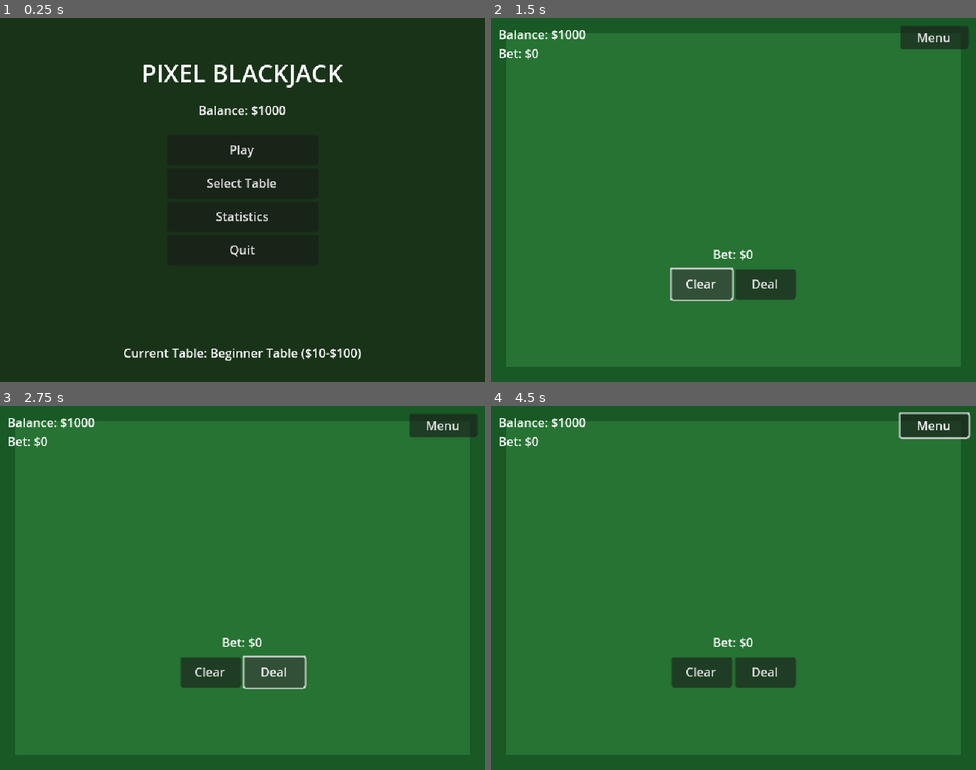
Above: before the commit, frames 1-4 (two rows, left to right).
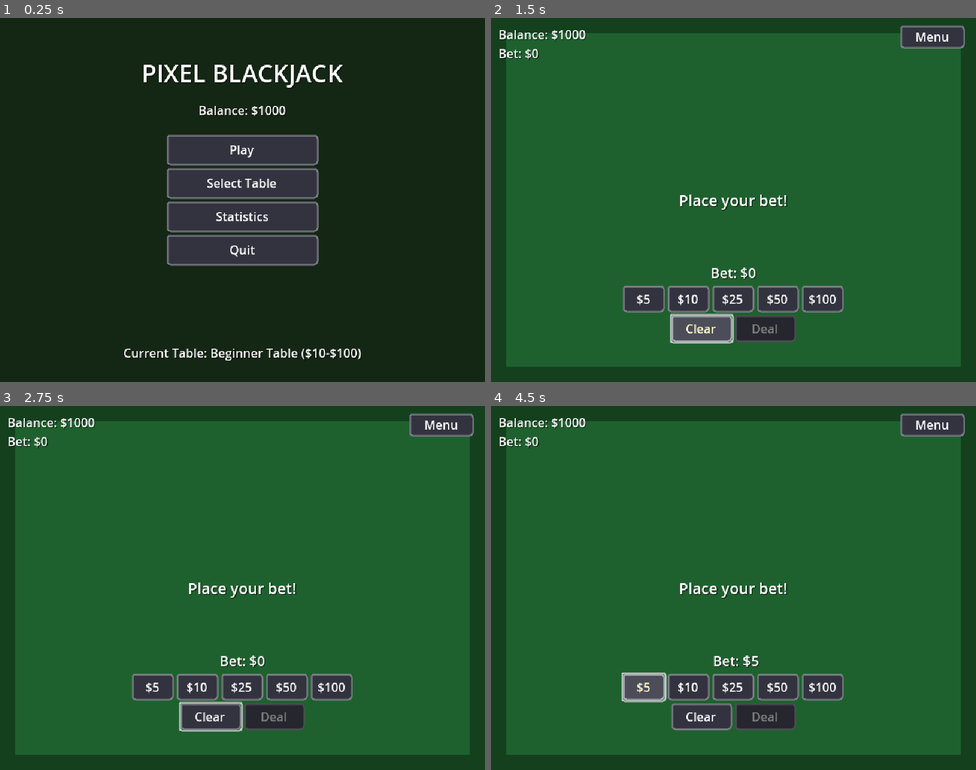
Above: after the commit, the same moments.

Repository: NOTz00m/pixel-blackjack
Game: Godot game, scene res://scenes/main.tscn
Two runs of this game, one before a commit and one after it. Both use one fixed random seed, a clock stepped at 60 frames per second and the inputs below.
Inputs (mouse positions are in pixels of both pictures, inside the frame that each line leads up to):
- Up to frame 1 (0.25 s): no input
- Up to frame 2 (1.5 s): click "Play" at 0.5 s; click "Clear" at 1.25 s
- Up to frame 3 (2.75 s): click (276, 671) at 2 s, where only the run before the commit has a clickable "Deal"
- Up to frame 4 (4.5 s): click "Menu" at 2.75 s; click (733, 537) at 3.5 s, where only the run after the commit has a clickable "Play"; click (641, 686) at 4.25 s, where only the run after the commit has a clickable "$5"

The runs differ from the first frame. In frame 1, 11% of the frame differs, in the area x 25-75%, y 13-95%; in frame 2, 21%; in frame 3, 21%; in frame 4, 22%, in the area x 0-100%, y 0-100%.
Error before the commit: Parse Error: Function "hit()" is a coroutine, so it must be called with "await". (res://scripts/ui/game_table.gd:300)

Commit message:
various fixes + fix file names for cards

Diff:
--- a/project.godot
+++ b/project.godot
@@ -29,7 +29,6 @@
 window/size/window_width_override=1280
 window/size/window_height_override=960
 window/stretch/mode="viewport"
-window/stretch/aspect="keep"
 
 [rendering]
 
--- /dev/null
+++ b/resources/themes/pixel_theme.tres
@@ -0,0 +1,80 @@
+[gd_resource type="Theme" load_steps=6 format=3 uid="uid://cs4wtbooeyalg"]
+
+[sub_resource type="StyleBoxFlat" id="StyleBoxFlat_button_disabled"]
+bg_color = Color(0.15, 0.15, 0.18, 1)
+border_width_left = 2
+border_width_top = 2
+border_width_right = 2
+border_width_bottom = 2
+border_color = Color(0.3, 0.3, 0.33, 1)
+corner_radius_top_left = 4
+corner_radius_top_right = 4
+corner_radius_bottom_right = 4
+corner_radius_bottom_left = 4
+
+[sub_resource type="StyleBoxFlat" id="StyleBoxFlat_button_hover"]
+bg_color = Color(0.3, 0.3, 0.35, 1)
+border_width_left = 2
+border_width_top = 2
+border_width_right = 2
+border_width_bottom = 2
+border_color = Color(0.7, 0.7, 0.75, 1)
+corner_radius_top_left = 4
+corner_radius_top_right = 4
+corner_radius_bottom_right = 4
+corner_radius_bottom_left = 4
+
+[sub_resource type="StyleBoxFlat" id="StyleBoxFlat_button_normal"]
+bg_color = Color(0.2, 0.2, 0.25, 1)
+border_width_left = 2
+border_width_top = 2
+border_width_right = 2
+border_width_bottom = 2
+border_color = Color(0.5, 0.5, 0.55, 1)
+corner_radius_top_left = 4
+corner_radius_top_right = 4
+corner_radius_bottom_right = 4
+corner_radius_bottom_left = 4
+
+[sub_resource type="StyleBoxFlat" id="StyleBoxFlat_button_pressed"]
+bg_color = Color(0.15, 0.4, 0.2, 1)
+border_width_left = 2
+border_width_top = 2
+border_width_right = 2
+border_width_bottom = 2
+border_color = Color(0.3, 0.7, 0.4, 1)
+corner_radius_top_left = 4
+corner_radius_top_right = 4
+corner_radius_bottom_right = 4
+corner_radius_bottom_left = 4
+
+[sub_resource type="StyleBoxFlat" id="StyleBoxFlat_panel"]
+bg_color = Color(0.12, 0.12, 0.15, 0.95)
+border_width_left = 2
+border_width_top = 2
+border_width_right = 2
+border_width_bottom = 2
+border_color = Color(0.4, 0.4, 0.45, 1)
+corner_radius_top_left = 6
+corner_radius_top_right = 6
+corner_radius_bottom_right = 6
+corner_radius_bottom_left = 6
+
+[resource]
+Button/colors/font_color = Color(1, 1, 1, 1)
+Button/colors/font_disabled_color = Color(0.5, 0.5, 0.5, 1)
+Button/colors/font_hover_color = Color(1, 1, 0.8, 1)
+Button/colors/font_pressed_color = Color(0.8, 1, 0.8, 1)
+Button/font_sizes/font_size = 16
+Button/styles/disabled = SubResource("StyleBoxFlat_button_disabled")
+Button/styles/hover = SubResource("StyleBoxFlat_button_hover")
+Button/styles/normal = SubResource("StyleBoxFlat_button_normal")
+Button/styles/pressed = SubResource("StyleBoxFlat_button_pressed")
+Label/colors/font_color = Color(1, 1, 1, 1)
+Label/colors/font_shadow_color = Color(0, 0, 0, 0.5)
+Label/constants/shadow_offset_x = 1
+Label/constants/shadow_offset_y = 1
+Label/font_sizes/font_size = 16
+Panel/styles/panel = SubResource("StyleBoxFlat_panel")
+RichTextLabel/colors/default_color = Color(1, 1, 1, 1)
+RichTextLabel/font_sizes/normal_font_size = 14
--- a/scenes/main.tscn
+++ b/scenes/main.tscn
@@ -1,7 +1,9 @@
 [gd_scene load_steps=2 format=3 uid="uid://k3x84pnrlb3s"]
 
-[ext_resource type="PackedScene" uid="uid://cmjhyd2fgqsb1" path="res://scenes/ui/main_menu.tscn" id="1_main_menu"]
+[ext_resource type="PackedScene" uid="uid://bp4l8k2nmfqxk" path="res://scenes/ui/main_menu.tscn" id="1_main_menu"]
 
 [node name="Main" type="Node"]
 
 [node name="MainMenu" parent="." instance=ExtResource("1_main_menu")]
+grow_horizontal = 2
+grow_vertical = 2
--- a/scenes/ui/game_table.tscn
+++ b/scenes/ui/game_table.tscn
@@ -1,7 +1,8 @@
-[gd_scene load_steps=3 format=3 uid="uid://chs8w3vxplktm"]
+[gd_scene load_steps=4 format=3 uid="uid://chs8w3vxplktm"]
 
 [ext_resource type="Script" path="res://scripts/game/blackjack_game.gd" id="1_bjgame"]
 [ext_resource type="Script" path="res://scripts/ui/game_table.gd" id="2_table"]
+[ext_resource type="Theme" uid="uid://cxpixeltheme01" path="res://resources/themes/pixel_theme.tres" id="3_theme"]
 
 [node name="GameTable" type="Node2D"]
 script = ExtResource("2_table")
@@ -9,14 +10,14 @@
 [node name="Background" type="ColorRect" parent="."]
 offset_right = 640.0
 offset_bottom = 480.0
-color = Color(0.1, 0.35, 0.15, 1)
+color = Color(0.08, 0.25, 0.12, 1)
 
 [node name="TableFelt" type="ColorRect" parent="."]
 offset_left = 20.0
 offset_top = 20.0
 offset_right = 620.0
 offset_bottom = 460.0
-color = Color(0.15, 0.45, 0.2, 1)
+color = Color(0.12, 0.38, 0.18, 1)
 
 [node name="BlackjackGame" type="Node" parent="."]
 script = ExtResource("1_bjgame")
@@ -29,103 +30,117 @@
 
 [node name="UI" type="CanvasLayer" parent="."]
 
-[node name="BalanceDisplay" type="Label" parent="UI"]
+[node name="ThemeContainer" type="Control" parent="UI"]
+anchors_preset = 15
+anchor_right = 1.0
+anchor_bottom = 1.0
+grow_horizontal = 2
+grow_vertical = 2
+theme = ExtResource("3_theme")
+
+[node name="BalanceDisplay" type="Label" parent="UI/ThemeContainer"]
 offset_left = 10.0
 offset_top = 10.0
 offset_right = 200.0
 offset_bottom = 30.0
 text = "Balance: $1000"
 
-[node name="BetDisplay" type="Label" parent="UI"]
+[node name="BetDisplay" type="Label" parent="UI/ThemeContainer"]
 offset_left = 10.0
 offset_top = 35.0
 offset_right = 200.0
 offset_bottom = 55.0
 text = "Bet: $0"
 
-[node name="MessageLabel" type="Label" parent="UI"]
+[node name="MessageLabel" type="Label" parent="UI/ThemeContainer"]
 offset_left = 220.0
 offset_top = 220.0
 offset_right = 420.0
 offset_bottom = 260.0
+theme_override_font_sizes/font_size = 20
 horizontal_alignment = 1
 vertical_alignment = 1
 
-[node name="PlayerValueLabel" type="Label" parent="UI"]
+[node name="PlayerValueLabel" type="Label" parent="UI/ThemeContainer"]
 offset_left = 540.0
 offset_top = 340.0
 offset_right = 620.0
 offset_bottom = 370.0
+theme_override_font_sizes/font_size = 18
 horizontal_alignment = 1
 
-[node name="DealerValueLabel" type="Label" parent="UI"]
+[node name="DealerValueLabel" type="Label" parent="UI/ThemeContainer"]
 offset_left = 540.0
 offset_top = 100.0
 offset_right = 620.0
 offset_bottom = 130.0
+theme_override_font_sizes/font_size = 18
 horizontal_alignment = 1
 
-[node name="ActionButtons" type="HBoxContainer" parent="UI"]
-offset_left = 120.0
+[node name="ActionButtons" type="HBoxContainer" parent="UI/ThemeContainer"]
+offset_left = 100.0
 offset_top = 420.0
-offset_right = 520.0
+offset_right = 540.0
 offset_bottom = 470.0
+alignment = 1
 
-[node name="HitButton" type="Button" parent="UI/ActionButtons"]
+[node name="HitButton" type="Button" parent="UI/ThemeContainer/ActionButtons"]
 visible = false
-custom_minimum_size = Vector2(80, 40)
+custom_minimum_size = Vector2(75, 35)
 text = "Hit"
 
-[node name="StandButton" type="Button" parent="UI/ActionButtons"]
+[node name="StandButton" type="Button" parent="UI/ThemeContainer/ActionButtons"]
 visible = false
-custom_minimum_size = Vector2(80, 40)
+custom_minimum_size = Vector2(75, 35)
 text = "Stand"
 
-[node name="DoubleButton" type="Button" parent="UI/ActionButtons"]
+[node name="DoubleButton" type="Button" parent="UI/ThemeContainer/ActionButtons"]
 visible = false
-custom_minimum_size = Vector2(80, 40)
+custom_minimum_size = Vector2(75, 35)
 text = "Double"
 
-[node name="SplitButton" type="Button" parent="UI/ActionButtons"]
+[node name="SplitButton" type="Button" parent="UI/ThemeContainer/ActionButtons"]
 visible = false
-custom_minimum_size = Vector2(80, 40)
+custom_minimum_size = Vector2(75, 35)
 text = "Split"
 
-[node name="SurrenderButton" type="Button" parent="UI/ActionButtons"]
+[node name="SurrenderButton" type="Button" parent="UI/ThemeContainer/ActionButtons"]
 visible = false
-custom_minimum_size = Vector2(80, 40)
+custom_minimum_size = Vector2(85, 35)
 text = "Surrender"
 
-[node name="BetContainer" type="VBoxContainer" parent="UI"]
+[node name="BetContainer" type="VBoxContainer" parent="UI/ThemeContainer"]
 offset_left = 120.0
 offset_top = 300.0
 offset_right = 520.0
 offset_bottom = 450.0
+alignment = 1
 
-[node name="CurrentBetLabel" type="Label" parent="UI/BetContainer"]
+[node name="CurrentBetLabel" type="Label" parent="UI/ThemeContainer/BetContainer"]
 layout_mode = 2
+theme_override_font_sizes/font_size = 18
 text = "Bet: $0"
 horizontal_alignment = 1
 
-[node name="ChipButtons" type="HBoxContainer" parent="UI/BetContainer"]
+[node name="ChipButtons" type="HBoxContainer" parent="UI/ThemeContainer/BetContainer"]
 layout_mode = 2
 alignment = 1
 
-[node name="ButtonContainer" type="HBoxContainer" parent="UI/BetContainer"]
+[node name="ButtonContainer" type="HBoxContainer" parent="UI/ThemeContainer/BetContainer"]
 layout_mode = 2
 alignment = 1
 
-[node name="ClearBetButton" type="Button" parent="UI/BetContainer/ButtonContainer"]
-custom_minimum_size = Vector2(80, 40)
+[node name="ClearBetButton" type="Button" parent="UI/ThemeContainer/BetContainer/ButtonContainer"]
+custom_minimum_size = Vector2(80, 35)
 layout_mode = 2
 text = "Clear"
 
-[node name="DealButton" type="Button" parent="UI/BetContainer/ButtonContainer"]
-custom_minimum_size = Vector2(80, 40)
+[node name="DealButton" type="Button" parent="UI/ThemeContainer/BetContainer/ButtonContainer"]
+custom_minimum_size = Vector2(80, 35)
 layout_mode = 2
 text = "Deal"
 
-[node name="InsuranceDialog" type="Control" parent="UI"]
+[node name="InsuranceDialog" type="Control" parent="UI/ThemeContainer"]
 visible = false
 anchors_preset = 8
 anchor_left = 0.5
@@ -137,13 +152,13 @@
 offset_right = 100.0
 offset_bottom = 60.0
 
-[node name="Panel" type="Panel" parent="UI/InsuranceDialog"]
+[node name="Panel" type="Panel" parent="UI/ThemeContainer/InsuranceDialog"]
 layout_mode = 1
 anchors_preset = 15
 anchor_right = 1.0
 anchor_bottom = 1.0
 
-[node name="VBox" type="VBoxContainer" parent="UI/InsuranceDialog/Panel"]
+[node name="VBox" type="VBoxContainer" parent="UI/ThemeContainer/InsuranceDialog/Panel"]
 layout_mode = 1
 anchors_preset = 15
 anchor_right = 1.0
@@ -154,28 +169,28 @@
 offset_bottom = -10.0
 alignment = 1
 
-[node name="Label" type="Label" parent="UI/InsuranceDialog/Panel/VBox"]
+[node name="Label" type="Label" parent="UI/ThemeContainer/InsuranceDialog/Panel/VBox"]
 layout_mode = 2
 text = "Take Insurance?"
 horizontal_alignment = 1
 
-[node name="HBox" type="HBoxContainer" parent="UI/InsuranceDialog/Panel/VBox"]
+[node name="HBox" type="HBoxContainer" parent="UI/ThemeContainer/InsuranceDialog/Panel/VBox"]
 layout_mode = 2
 alignment = 1
 
-[node name="YesButton" type="Button" parent="UI/InsuranceDialog/Panel/VBox/HBox"]
+[node name="YesButton" type="Button" parent="UI/ThemeContainer/InsuranceDialog/Panel/VBox/HBox"]
 custom_minimum_size = Vector2(60, 30)
 layout_mode = 2
 text = "Yes"
 
-[node name="NoButton" type="Button" parent="UI/InsuranceDialog/Panel/VBox/HBox"]
+[node name="NoButton" type="Button" parent="UI/ThemeContainer/InsuranceDialog/Panel/VBox/HBox"]
 custom_minimum_size = Vector2(60, 30)
 layout_mode = 2
 text = "No"
 
-[node name="BackButton" type="Button" parent="UI"]
+[node name="BackButton" type="Button" parent="UI/ThemeContainer"]
 offset_left = 540.0
 offset_top = 10.0
-offset_right = 630.0
+offset_right = 625.0
 offset_bottom = 40.0
 text = "Menu"
--- a/scenes/ui/main_menu.tscn
+++ b/scenes/ui/main_menu.tscn
@@ -1,12 +1,16 @@
-[gd_scene load_steps=2 format=3 uid="uid://bp4l8k2nmfqxk"]
+[gd_scene load_steps=3 format=3 uid="uid://bp4l8k2nmfqxk"]
 
-[ext_resource type="Script" path="res://scripts/ui/main_menu.gd" id="1_menu"]
+[ext_resource type="Script" uid="uid://b5yq3pxgedqag" path="res://scripts/ui/main_menu.gd" id="1_menu"]
+[ext_resource type="Theme" uid="uid://cs4wtbooeyalg" path="res://resources/themes/pixel_theme.tres" id="2_theme"]
 
 [node name="MainMenu" type="Control"]
 layout_mode = 3
 anchors_preset = 15
 anchor_right = 1.0
 anchor_bottom = 1.0
+grow_horizontal = 2
+grow_vertical = 2
+theme = ExtResource("2_theme")
 script = ExtResource("1_menu")
 
 [node name="Background" type="ColorRect" parent="."]
@@ -14,7 +18,9 @@
 anchors_preset = 15
 anchor_right = 1.0
 anchor_bottom = 1.0
-color = Color(0.1, 0.2, 0.1, 1)
+grow_horizontal = 2
+grow_vertical = 2
+color = Color(0.08, 0.15, 0.08, 1)
 
 [node name="Title" type="Label" parent="."]
 layout_mode = 1
@@ -25,6 +31,7 @@
 offset_top = 50.0
 offset_right = 150.0
 offset_bottom = 100.0
+grow_horizontal = 2
 theme_override_font_sizes/font_size = 32
 text = "PIXEL BLACKJACK"
 horizontal_alignment = 1
@@ -38,6 +45,7 @@
 offset_top = 110.0
 offset_right = 100.0
 offset_bottom = 140.0
+grow_horizontal = 2
 text = "Balance: $1000"
 horizontal_alignment = 1
 
@@ -52,6 +60,8 @@
 offset_top = -80.0
 offset_right = 100.0
 offset_bottom = 80.0
+grow_horizontal = 2
+grow_vertical = 2
 
 [node name="PlayButton" type="Button" parent="VBoxContainer"]
 custom_minimum_size = Vector2(200, 40)
@@ -85,12 +95,16 @@
 offset_top = -150.0
 offset_right = 175.0
 offset_bottom = 150.0
+grow_horizontal = 2
+grow_vertical = 2
 
 [node name="Panel" type="Panel" parent="TableSelectPopup"]
 layout_mode = 1
 anchors_preset = 15
 anchor_right = 1.0
 anchor_bottom = 1.0
+grow_horizontal = 2
+grow_vertical = 2
 
 [node name="Label" type="Label" parent="TableSelectPopup/Panel"]
 layout_mode = 1
@@ -120,12 +134,16 @@
 offset_top = -175.0
 offset_right = 175.0
 offset_bottom = 175.0
+grow_horizontal = 2
+grow_vertical = 2
 
 [node name="Panel" type="Panel" parent="StatsPopup"]
 layout_mode = 1
 anchors_preset = 15
 anchor_right = 1.0
 anchor_bottom = 1.0
+grow_horizontal = 2
+grow_vertical = 2
 
 [node name="StatsLabel" type="RichTextLabel" parent="StatsPopup/Panel"]
 layout_mode = 1
@@ -147,5 +165,7 @@
 offset_top = -50.0
 offset_right = 150.0
 offset_bottom = -20.0
+grow_horizontal = 2
+grow_vertical = 0
 text = "Current Table: Beginner ($10-$100)"
 horizontal_alignment = 1
--- a/scripts/autoload/game_manager.gd
+++ b/scripts/autoload/game_manager.gd
@@ -221,6 +221,14 @@
 	SaveManager.save_game()
 	return refund
 
+func check_bankruptcy() -> bool:
+	var min_possible_bet: int = TABLE_CONFIG[TableTier.BEGINNER].min_bet
+	if player_balance < min_possible_bet:
+		player_balance = 1000 # Reset to default
+		SaveManager.save_game()
+		return true
+	return false
+
 func _reset_bets() -> void:
 	current_bet = 0
 	insurance_bet = 0
--- a/scripts/autoload/save_manager.gd
+++ b/scripts/autoload/save_manager.gd
@@ -7,6 +7,10 @@
 
 #region Save/Load Functions
 func save_game() -> void:
+	# Optional: Disable saving on web if you want a fresh start every time
+	if OS.has_feature("web"):
+		return
+
 	var save_data: Dictionary = {
 		"version": 1,
 		"timestamp": Time.get_datetime_string_from_system(),
--- a/scripts/game/blackjack_game.gd
+++ b/scripts/game/blackjack_game.gd
@@ -8,6 +8,7 @@
 signal cards_dealt
 signal player_turn_started
 signal dealer_turn_started
+signal dealer_card_drawn(card: Dictionary)
 signal hand_resolved(result: String, payout: int)
 signal round_ended
 signal insurance_offered
@@ -174,16 +175,19 @@
 	var new_card: Dictionary = deck.draw()
 	current_hand.add_card(new_card)
 
-	# Check for bust
+	# Check for bust or 21 after a delay (handled by caller)
+	# The game_table.gd will check the state after animation
+
+	return new_card
+
+func check_player_hand_state() -> void:
+	# Called after card animation completes
+	var current_hand: Hand = player_hands[active_hand_index]
+
 	if current_hand.is_bust():
-		await get_tree().create_timer(0.3).timeout
 		_on_hand_complete()
-	# Auto-stand on 21
 	elif current_hand.is_21():
-		await get_tree().create_timer(0.3).timeout
 		stand()
-
-	return new_card
 
 func stand() -> void:
 	if current_state != GameState.PLAYER_TURN and current_state != GameState.SPLIT_TURN:
@@ -219,12 +223,14 @@
 	var new_card: Dictionary = deck.draw()
 	current_hand.add_card(new_card)
 
-	# Automatically stand after double down
-	await get_tree().create_timer(0.3).timeout
+	# Mark for standing (will be completed by caller after animation)
 	current_hand.is_standing = true
+
+	return new_card
+
+func complete_double_down() -> void:
+	# Called after card animation completes for double down
 	_on_hand_complete()
-
-	return new_card
 
 func split() -> bool:
 	if current_state != GameState.PLAYER_TURN and current_state != GameState.SPLIT_TURN:
@@ -322,6 +328,7 @@
 		await get_tree().create_timer(DEALER_CARD_DELAY).timeout
 		var new_card: Dictionary = deck.draw()
 		dealer_hand.add_card(new_card)
+		dealer_card_drawn.emit(new_card)
 
 	# Some casinos have dealer hit on soft 17 - we use stand on all 17
 	await get_tree().create_timer(0.3).timeout
--- a/scripts/game/card.gd
+++ b/scripts/game/card.gd
@@ -43,9 +43,16 @@
 
 	_load_card_textures()
 	_update_visibility()
+	_apply_scale()
+
+func _apply_scale() -> void:
+	# Scale cards to fit the game table (original cards are 655x930)
+	if front_sprite.texture:
+		var original_width: float = front_sprite.texture.get_width()
+		card_scale = target_card_width / original_width
+		scale = Vector2(card_scale, card_scale)
 
 func _load_card_textures() -> void:
-	# Convert suit to your asset naming: Hearts, Clovers (clubs), Pikes (spades), Tiles (diamonds)
 	var suit_map: Dictionary = {
 		"hearts": "Hearts",
 		"clubs": "Clovers",
@@ -99,14 +106,17 @@
 	tween.set_ease(Tween.EASE_IN_OUT)
 	tween.set_trans(Tween.TRANS_SINE)
 
+	# Store original scale to restore after flip
+	var original_scale_x: float = scale.x
+
 	# First half: scale X to 0 (card appears to turn sideways)
 	tween.tween_property(self, "scale:x", 0.0, flip_duration / 2.0)
 
 	# At midpoint, swap visibility
 	tween.tween_callback(_swap_face.bind(to_face_up))
 
-	# Second half: scale X back to 1
-	tween.tween_property(self, "scale:x", 1.0, flip_duration / 2.0)
+	# Second half: scale X back to original (not 1.0!)
+	tween.tween_property(self, "scale:x", original_scale_x, flip_duration / 2.0)
 
 	tween.tween_callback(func(): flip_completed.emit())
 
@@ -165,6 +175,6 @@
 		"value": card_value
 	}
 
-func to_string() -> String:
+func _to_string() -> String:
 	return "%s of %s" % [rank, suit]
 #endregion
--- a/scripts/game/hand.gd
+++ b/scripts/game/hand.gd
@@ -72,7 +72,7 @@
 #endregion
 
 #region Display
-func to_string() -> String:
+func _to_string() -> String:
 	var card_strings: Array[String] = []
 	for card: Dictionary in cards:
 		card_strings.append("%s of %s" % [card.rank, card.suit])
--- a/scripts/ui/game_table.gd
+++ b/scripts/ui/game_table.gd
@@ -19,33 +19,33 @@
 @onready var blackjack_game: BlackjackGame = $BlackjackGame
 @onready var player_cards_container: Node2D = $PlayerCards
 @onready var dealer_cards_container: Node2D = $DealerCards
-@onready var bet_display: Label = $UI/BetDisplay
-@onready var balance_display: Label = $UI/BalanceDisplay
-@onready var message_label: Label = $UI/MessageLabel
-@onready var player_value_label: Label = $UI/PlayerValueLabel
-@onready var dealer_value_label: Label = $UI/DealerValueLabel
+@onready var bet_display: Label = $UI/ThemeContainer/BetDisplay
+@onready var balance_display: Label = $UI/ThemeContainer/BalanceDisplay
+@onready var message_label: Label = $UI/ThemeContainer/MessageLabel
+@onready var player_value_label: Label = $UI/ThemeContainer/PlayerValueLabel
+@onready var dealer_value_label: Label = $UI/ThemeContainer/DealerValueLabel
 
 # Action buttons
-@onready var hit_button: Button = $UI/ActionButtons/HitButton
-@onready var stand_button: Button = $UI/ActionButtons/StandButton
-@onready var double_button: Button = $UI/ActionButtons/DoubleButton
-@onready var split_button: Button = $UI/ActionButtons/SplitButton
-@onready var surrender_button: Button = $UI/ActionButtons/SurrenderButton
+@onready var hit_button: Button = $UI/ThemeContainer/ActionButtons/HitButton
+@onready var stand_button: Button = $UI/ThemeContainer/ActionButtons/StandButton
+@onready var double_button: Button = $UI/ThemeContainer/ActionButtons/DoubleButton
+@onready var split_button: Button = $UI/ThemeContainer/ActionButtons/SplitButton
+@onready var surrender_button: Button = $UI/ThemeContainer/ActionButtons/SurrenderButton
 
 # Betting controls
-@onready var bet_container: Control = $UI/BetContainer
-@onready var chip_buttons: HBoxContainer = $UI/BetContainer/ChipButtons
-@onready var deal_button: Button = $UI/BetContainer/ButtonContainer/DealButton
-@onready var clear_bet_button: Button = $UI/BetContainer/ButtonContainer/ClearBetButton
-@onready var current_bet_label: Label = $UI/BetContainer/CurrentBetLabel
+@onready var bet_container: Control = $UI/ThemeContainer/BetContainer
+@onready var chip_buttons: HBoxContainer = $UI/ThemeContainer/BetContainer/ChipButtons
+@onready var deal_button: Button = $UI/ThemeContainer/BetContainer/ButtonContainer/DealButton
+@onready var clear_bet_button: Button = $UI/ThemeContainer/BetContainer/ButtonContainer/ClearBetButton
+@onready var current_bet_label: Label = $UI/ThemeContainer/BetContainer/CurrentBetLabel
 
 # Insurance dialog
-@onready var insurance_dialog: Control = $UI/InsuranceDialog
-@onready var insurance_yes_button: Button = $UI/InsuranceDialog/Panel/VBox/HBox/YesButton
-@onready var insurance_no_button: Button = $UI/InsuranceDialog/Panel/VBox/HBox/NoButton
+@onready var insurance_dialog: Control = $UI/ThemeContainer/InsuranceDialog
+@onready var insurance_yes_button: Button = $UI/ThemeContainer/InsuranceDialog/Panel/VBox/HBox/YesButton
+@onready var insurance_no_button: Button = $UI/ThemeContainer/InsuranceDialog/Panel/VBox/HBox/NoButton
 
 # Back button
-@onready var back_button: Button = $UI/BackButton
+@onready var back_button: Button = $UI/ThemeContainer/BackButton
 #endregion
 
 #region State
@@ -69,6 +69,7 @@
 	blackjack_game.cards_dealt.connect(_on_cards_dealt)
 	blackjack_game.player_turn_started.connect(_on_player_turn_started)
 	blackjack_game.dealer_turn_started.connect(_on_dealer_turn_started)
+	blackjack_game.dealer_card_drawn.connect(_on_dealer_card_drawn)
 	blackjack_game.hand_resolved.connect(_on_hand_resolved)
 	blackjack_game.round_ended.connect(_on_round_ended)
 	blackjack_game.insurance_offered.connect(_on_insurance_offered)
@@ -98,6 +99,7 @@
 
 #region Betting Phase
 func _show_betting_phase() -> void:
+	_clear_cards()
 	bet_container.visible = true
 	_hide_action_buttons()
 	insurance_dialog.visible = false
@@ -106,7 +108,7 @@
 	_update_deal_button()
 
 func _setup_chip_buttons() -> void:
-	var chip_values: Array[int] = [1, 5, 10, 25, 50, 100, 500]
+	var chip_values: Array[int] = [5, 10, 25, 50, 100]
 
 	for child in chip_buttons.get_children():
 		child.queue_free()
@@ -114,7 +116,7 @@
 	for value: int in chip_values:
 		var button: Button = Button.new()
 		button.text = "$%d" % value
-		button.custom_minimum_size = Vector2(60, 40)
+		button.custom_minimum_size = Vector2(55, 35)
 		button.pressed.connect(_on_chip_pressed.bind(value))
 		chip_buttons.add_child(button)
 
@@ -238,14 +240,10 @@
 
 	_update_value_labels()
 
-	# Watch dealer draw cards
-	var initial_dealer_cards: int = dealer_card_nodes.size()
-	while blackjack_game.dealer_hand.cards.size() > dealer_card_nodes.size():
-		var card_index: int = dealer_card_nodes.size()
-		var card_data: Dictionary = blackjack_game.dealer_hand.cards[card_index]
-		await _create_and_deal_card(card_data, false, true, card_index)
-		_update_value_labels()
-		await get_tree().create_timer(0.5).timeout
+func _on_dealer_card_drawn(card_data: Dictionary) -> void:
+	var card_index: int = dealer_card_nodes.size()
+	await _create_and_deal_card(card_data, false, true, card_index)
+	_update_value_labels()
 
 func _on_hand_resolved(result: String, payout: int) -> void:
 	match result:
@@ -270,6 +268,11 @@
 	_hide_action_buttons()
 	_update_displays()
 
+	# Check for bankruptcy
+	if GameManager.check_bankruptcy():
+		message_label.text = "Bankrupt! Resetting to $1000"
+		_update_displays()
+
 	# Show "New Game" prompt after delay
 	await get_tree().create_timer(2.0).timeout
 	_show_betting_phase()
@@ -302,9 +305,15 @@
 		return
 
 	# Add new card to display
+	is_animating = true
 	var card_index: int = player_card_nodes.size()
 	await _create_and_deal_card(new_card, true, true, card_index)
 	_update_value_labels()
+	is_animating = false
+
+	# Check for bust or 21 after animation
+	await get_tree().create_timer(0.2).timeout
+	blackjack_game.check_player_hand_state()
 	_update_button_states()
 
 func _on_stand_pressed() -> void:
@@ -321,9 +330,15 @@
 		return
 
 	_update_displays()
+	is_animating = true
 	var card_index: int = player_card_nodes.size()
 	await _create_and_deal_card(new_card, true, true, card_index)
 	_update_value_labels()
+	is_animating = false
+
+	# Complete double down after animation
+	await get_tree().create_timer(0.2).timeout
+	blackjack_game.complete_double_down()
 
 func _on_split_pressed() -> void:
 	if is_animating:
Not shown, changed: docs/CARD_ASSETS_GUIDE.md
